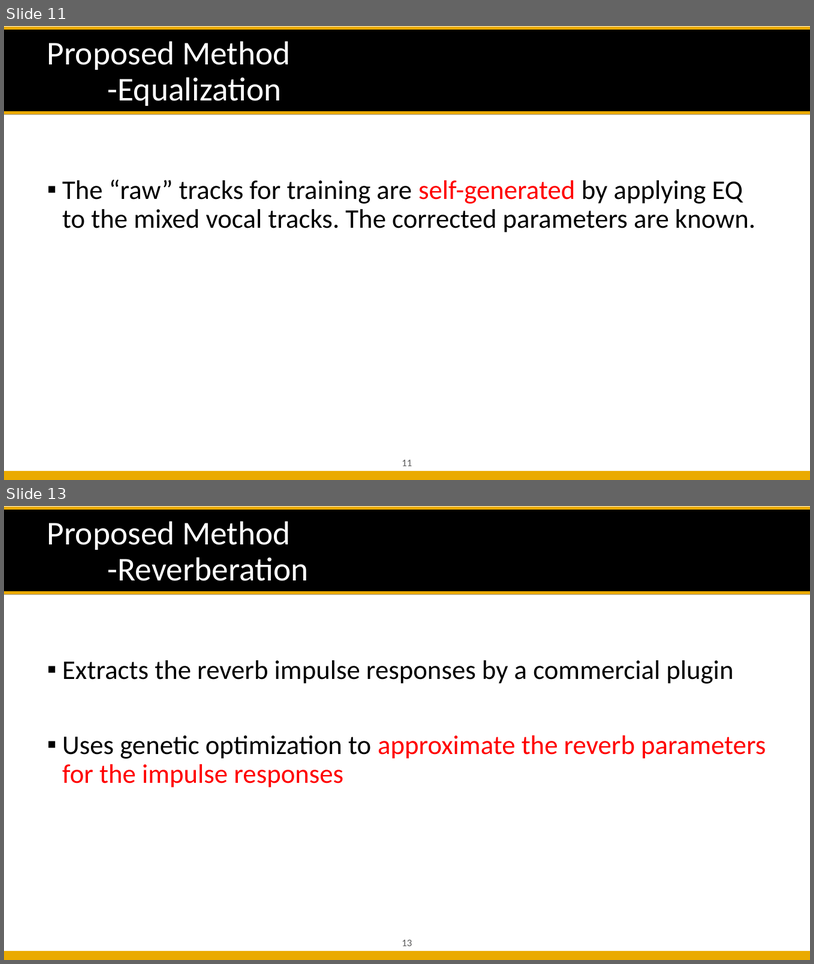
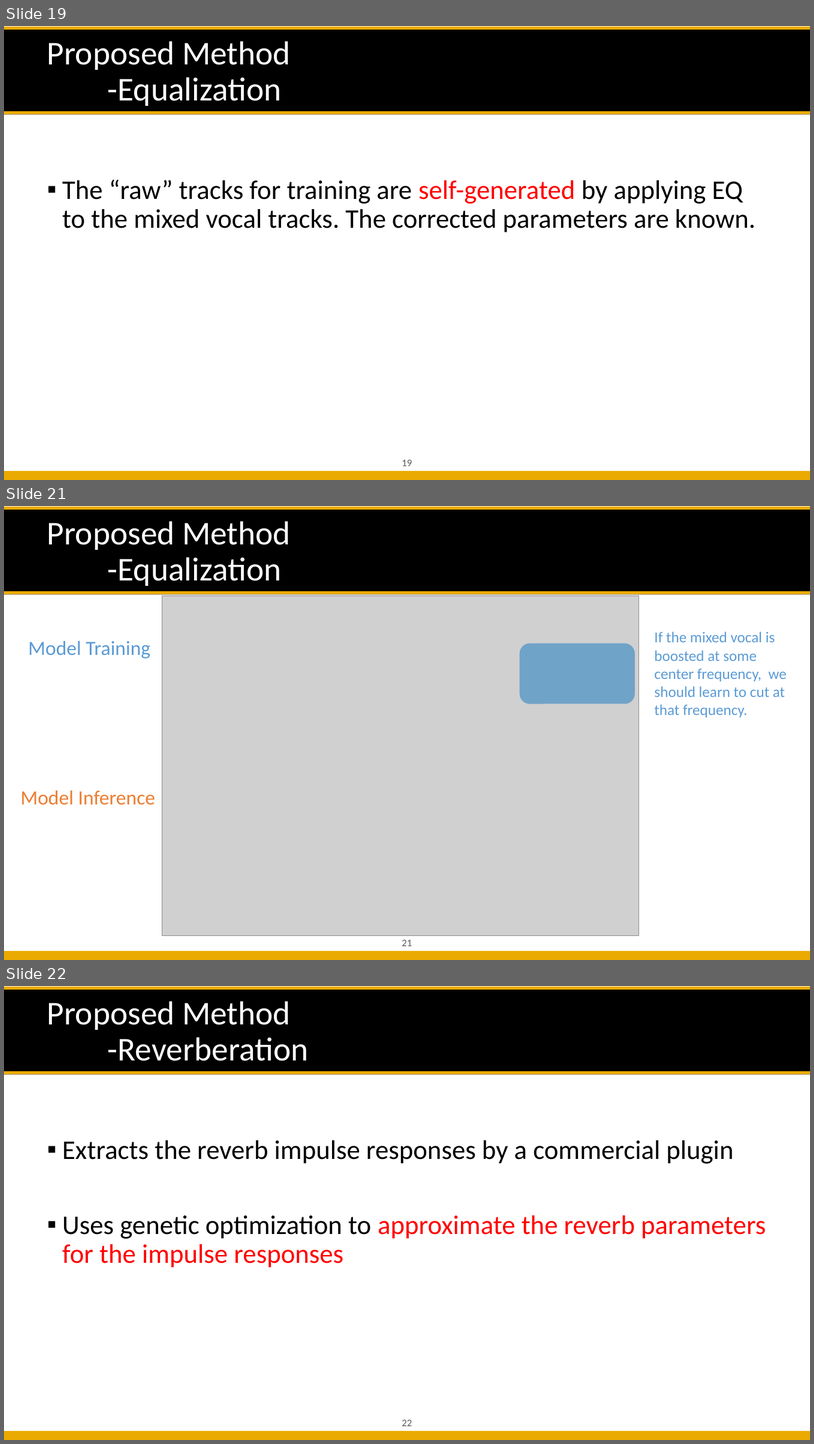
Before and after one commit to likelian/Lab_spring2022, a slide deck: doc/PPT/ Automatic Mixing Proposal.pptx. Shown one above the other, each under a label of ours: slides 11 and 13 before the commit, slides 19, 21 and 22 after it; the slides between them are not shown. The pictures are 814x964 and 814x1444 pixels, drawn with LibreOffice and Linux fonts; fonts in the diff are those of the drawing; grey boxes stand for pictures; background and template pictures are left out. Boxes give left, top, right and bottom in pixels: in the first picture for what was removed or moved away, otherwise in the second. Text is boxed around its words. In the diff, an @@ line names an element or a change of style, - is before the commit and + after.

```diff
--- a/doc/PPT/ Automatic Mixing Proposal.pptx
+++ b/doc/PPT/ Automatic Mixing Proposal.pptx
@@ slide 21 added at [4, 506, 810, 960], background #FFFFFF; not listed: 5 template elements that a slide beside it also shows @@
@@ title added at [47, 521, 291, 586], 39.6 pt, text #FFFFFF @@
+Proposed Method
+-Equalization
@@ picture added at [162, 595, 639, 936] @@
@@ rounded rectangle added at [166, 595, 636, 704], fill #9DC3E6 at 16% opacity @@
@@ text added at [654, 631, 787, 717], 18 pt, text #5B9BD5 @@
+If the mixed vocal is boosted at some center frequency, we should learn to cut at that frequency.
@@ text added at [28, 640, 150, 658], 24 pt, text #5B9BD5 @@
+Model Training
@@ rounded rectangle added at [520, 643, 636, 704], fill #0070C0 at 46% opacity @@
@@ text added at [21, 790, 156, 805], 24 pt, text #ED7D31 @@
+Model Inference
@@ what was slide 11 is now slide 19 @@
@@ page number at [402, 459, 412, 466]: text changed @@
-11
+19
@@ what was slide 13 is now slide 22 @@
@@ page number at [402, 1419, 412, 1426]: text changed @@
-13
+22
```
Also in this commit, not shown: 11 slides changed, 10 other slides added, 1 slide removed, 12 other files.
